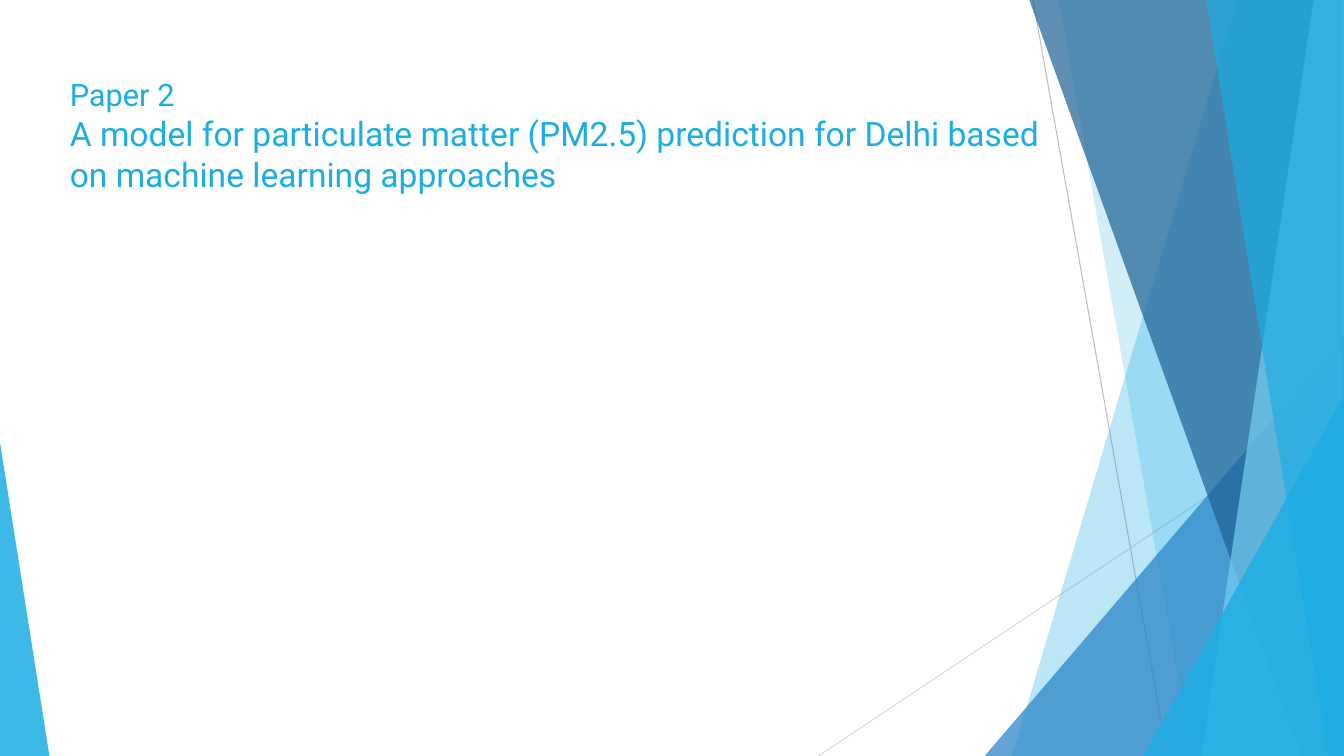
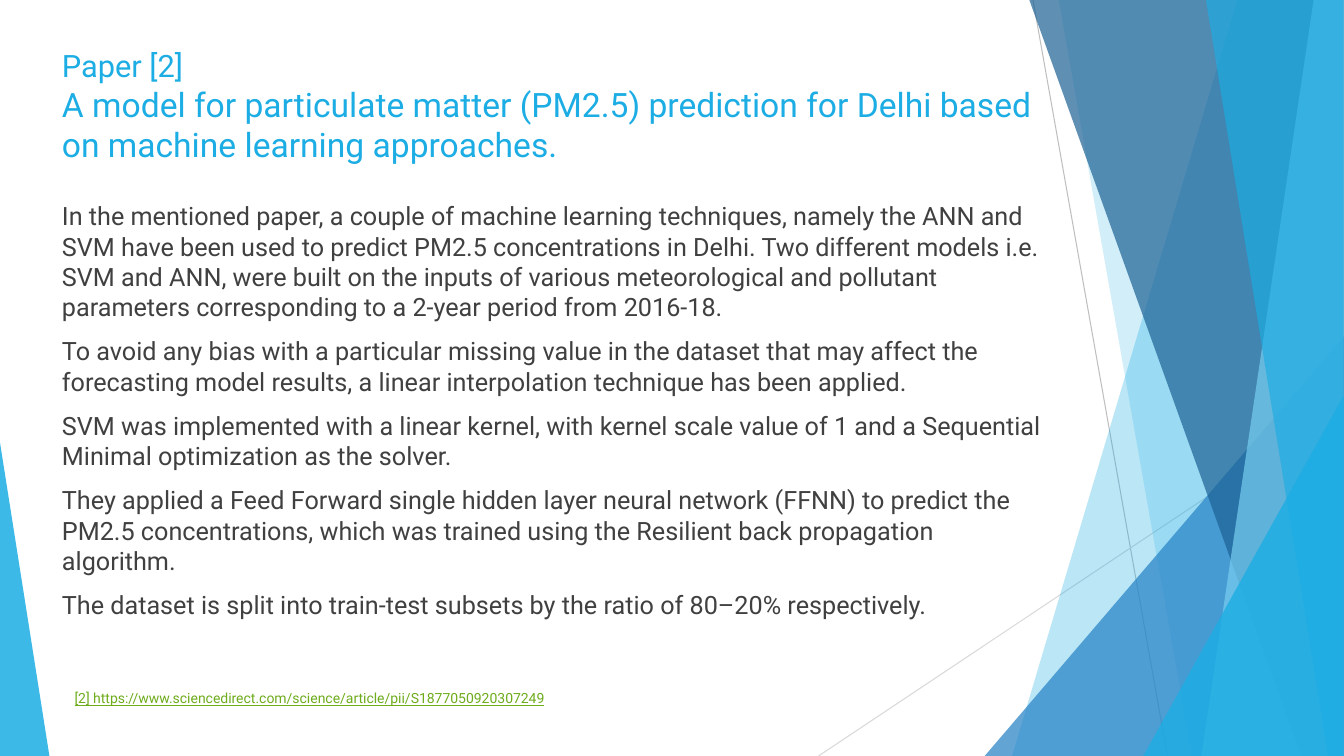
Before and after one commit to yvandana12/MachineLearning_Project, a slide deck: slide 9 of MACHINE LEARNING.pptx. Drawn at 1344x756 pixels with LibreOffice and Linux fonts; fonts in the diff are those of the drawing. Boxes give left, top, right and bottom in pixels: in the first picture for what was removed or moved away, otherwise in the second. Text is boxed around its words. In the diff, an @@ line names an element or a change of style, - is before the commit and + after.

```diff
--- a/MACHINE LEARNING.pptx
+++ b/MACHINE LEARNING.pptx
@@ title at <box>62,52,1031,164</box>: text changed @@
-Paper 2
-A model for particulate matter (PM2.5) prediction for Delhi based on machine learning approaches
+Paper [2]
+A model for particulate matter (PM2.5) prediction for Delhi based on machine learning approaches.
@@ text added at <box>62,206,1040,620</box>, 18 pt, text #404040 @@
+In the mentioned paper, a couple of machine learning techniques, namely the ANN and SVM have been used to predict PM2.5 concentrations in Delhi. Two different models i.e. SVM and ANN, were built on the inputs of various meteorological and pollutant parameters corresponding to a 2-year period from 2016-18.
+To avoid any bias with a particular missing value in the dataset that may affect the forecasting model results, a linear interpolation technique has been applied.
+SVM was implemented with a linear kernel, with kernel scale value of 1 and a Sequential Minimal optimization as the solver.
+They applied a Feed Forward single hidden layer neural network (FFNN) to predict the PM2.5 concentrations, which was trained using the Resilient back propagation algorithm.
+The dataset is split into train-test subsets by the ratio of 80–20% respectively.
@@ text added at <box>75,691,544,706</box>, 10 pt, text #6EAC1C, underline @@
+[2] https://www.sciencedirect.com/science/article/pii/S1877050920307249
```
Also in this commit, not shown: 3 other slides changed, 2 slides added.
